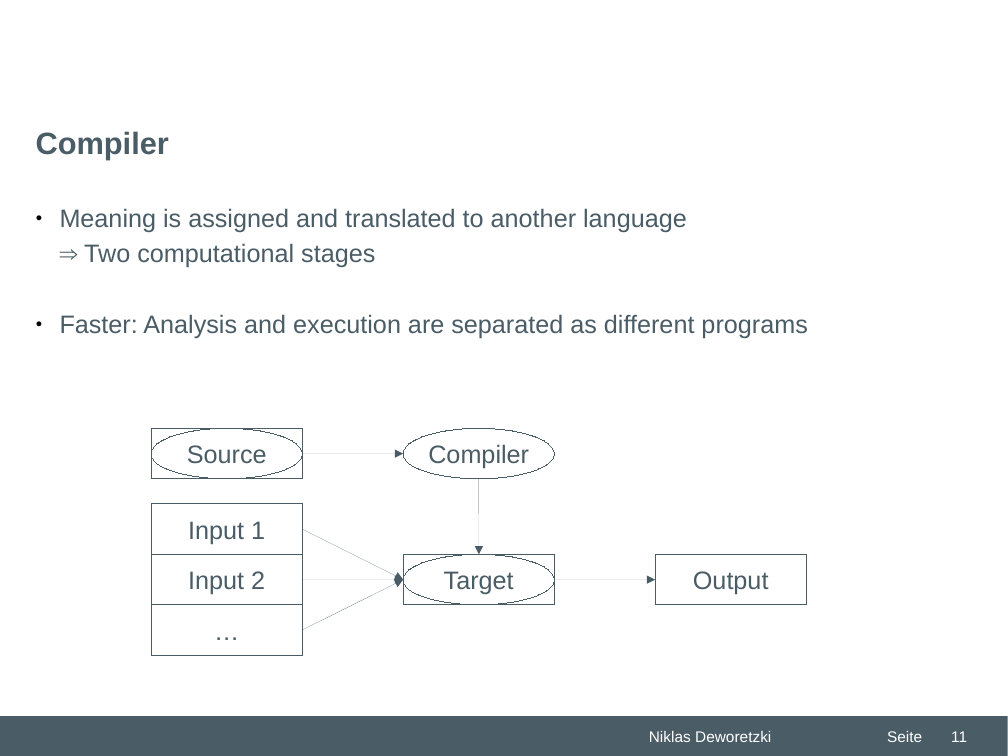
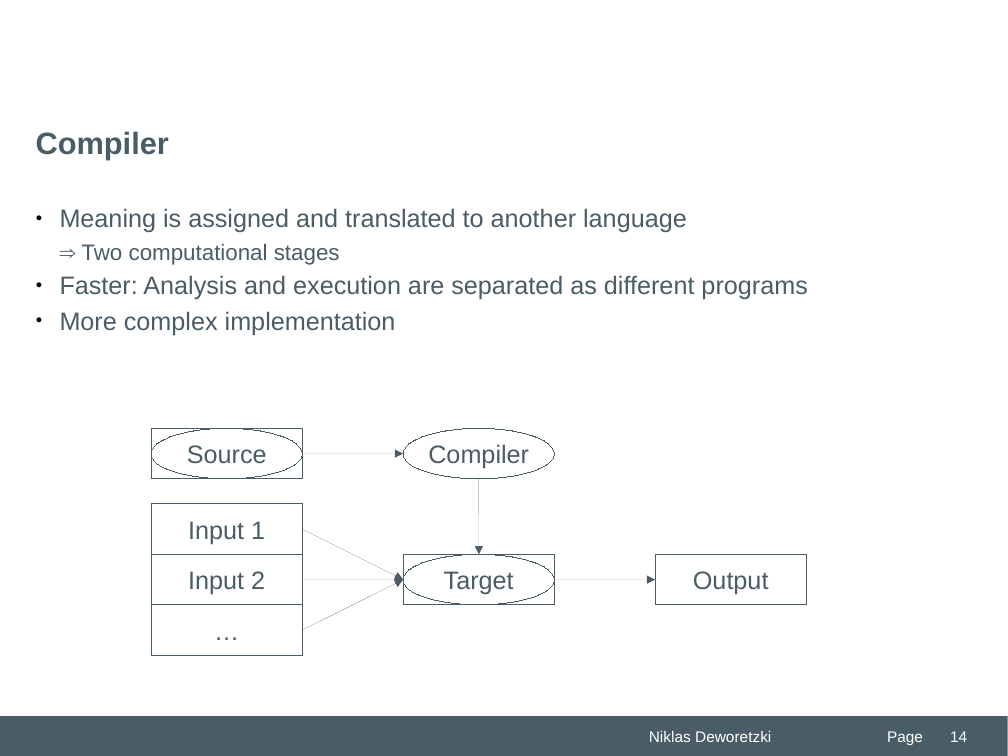
Before and after one commit to Niklas-Deworetzki/thm-masterseminar, a slide deck: slide 14 of paper/presentation/THM-Praesentation-FB06-MNI.odp (slide 11 before the commit). Drawn at 1008x756 pixels with LibreOffice and Linux fonts; fonts in the diff are those of the drawing; background and template pictures are left out. Boxes give left, top, right and bottom in pixels: in the first picture for what was removed or moved away, otherwise in the second. Text is boxed around its words. In the diff, an @@ line names an element or a change of style, - is before the commit and + after.

```diff
--- a/paper/presentation/THM-Praesentation-FB06-MNI.odp
+++ b/paper/presentation/THM-Praesentation-FB06-MNI.odp
@@ text at box(81, 244, 340, 265): size 18 to 16 pt in "⇒ Two computational stages" @@
@@ text at box(60, 311, 396, 335): paragraph added @@
+● More complex implementation
@@ text at box(887, 731, 923, 745): text changed @@
-Seite
+Page
@@ page number at box(950, 731, 967, 742): text changed @@
-11
+14
```
Also in this commit, not shown: 20 other slides changed, 55 slides added, 30 slides removed.
